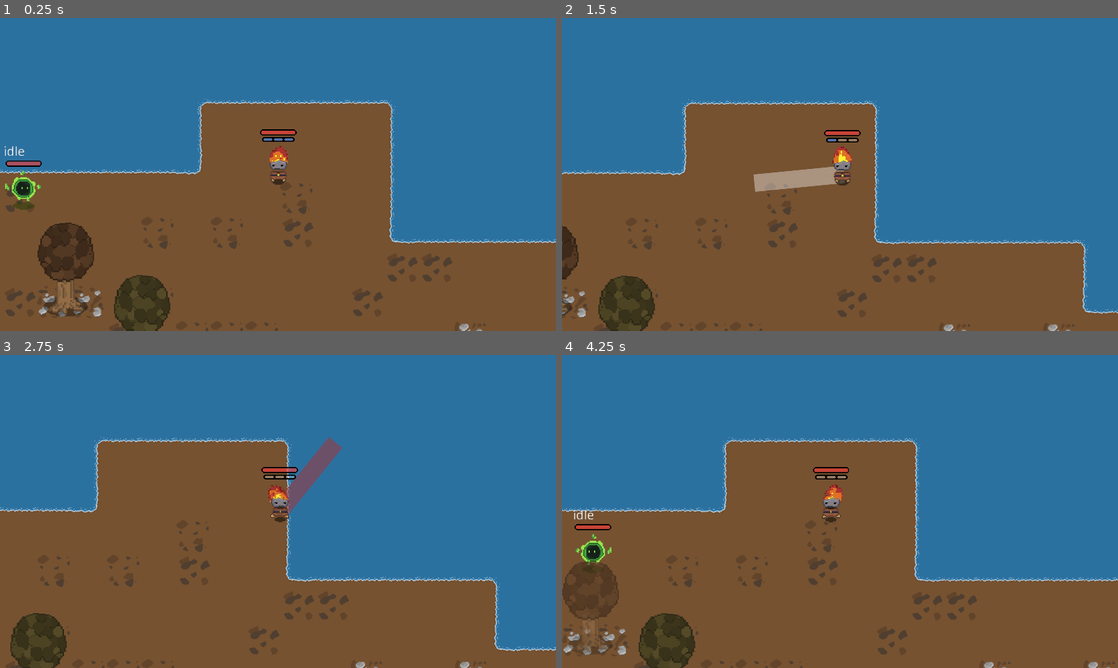
Above: before the commit, frames 1-4 (two rows, left to right).
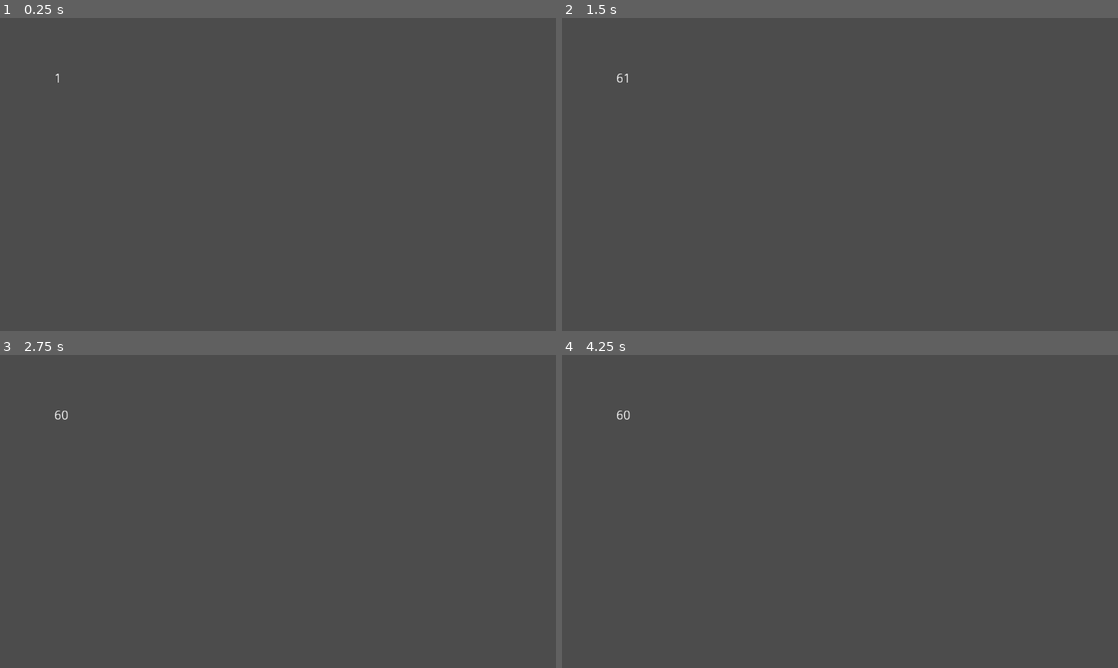
Above: after the commit, the same moments.

Repository: dephiloper/stay-alive
Game: Godot game, scene res://scenes/DungeonGeneration/DungeonGenerator.tscn
The game is run twice, just before and just after one commit, with the same random seed, the same clock (stepped at 60 frames per second) and the same inputs. Before the commit the project starts from res://scenes/Game.tscn.
Inputs (mouse positions are in pixels of both pictures, inside the frame that each line leads up to):
- Up to frame 1 (0.25 s): no input
- Up to frame 2 (1.5 s): move the mouse to (962, 158) at 0.52 s; hold D (right) 0.53-1.25 s; right-click (962, 158) at 0.6 s; click (962, 158) at 0.67 s; drag from (728, 190) to (851, 165) at 1.27 s
- Up to frame 3 (2.75 s): move the mouse to (333, 442) at 2.02 s; press the mouse at (333, 442) at 2.03 s; hold D (right) from 2.03 s (still down); right-click (333, 442) at 2.3 s
- Up to frame 4 (4.25 s): release D (right) at 2.75 s; release the mouse at (895, 442) at 2.75 s; drag from (812, 574) to (600, 642) at 2.77 s; move the mouse to (1006, 558) at 3.52 s; hold A (left) from 3.53 s (still down); right-click (1006, 558) at 3.6 s

The runs differ from the first frame. In frame 1, 100% of the frame differs, in the area x 0-100%, y 0-100%; in frame 2, 100%; in frame 3, 100%; in frame 4, 100%.
Error after the commit: Parse Error: The class "Room" shadows a native class. (res://scripts/DungeonGeneration/Room.gd:1)

Commit message:
WIP dungeon generation

Diff:
--- a/project.godot
+++ b/project.godot
@@ -141,7 +141,7 @@
 [application]
 
 config/name="Duemonic"
-run/main_scene="res://scenes/Game.tscn"
+run/main_scene="res://scenes/DungeonGeneration/DungeonGenerator.tscn"
 config/icon="res://img/launcher.png"
 
 [autoload]
--- a/scenes/DungeonGenerator.tscn
+++ b/scenes/DungeonGeneration/DungeonGenerator.tscn
@@ -1,21 +1,21 @@
 [gd_scene load_steps=9 format=2]
 
-[ext_resource path="res://scripts/DungeonGeneration/RoomGeneration.gd" type="Script" id=1]
-[ext_resource path="res://scripts/DungeonGeneration/DungeonGenerator.gd" type="Script" id=2]
-[ext_resource path="res://scripts/DungeonGeneration/HallwayRouting.gd" type="Script" id=3]
-[ext_resource path="res://scripts/DungeonGeneration/Triangulation.gd" type="Script" id=4]
+[ext_resource path="res://scripts/DungeonGeneration/HallwayRouting.gd" type="Script" id=1]
+[ext_resource path="res://scripts/DungeonGeneration/Triangulation.gd" type="Script" id=2]
+[ext_resource path="res://scripts/DungeonGeneration/RoomGeneration.gd" type="Script" id=3]
+[ext_resource path="res://scripts/DungeonGeneration/DungeonGenerator.gd" type="Script" id=4]
 [ext_resource path="res://scripts/DungeonGeneration/HallwayGeneration.gd" type="Script" id=5]
 [ext_resource path="res://scripts/DungeonGeneration/RoomSeparation.gd" type="Script" id=6]
 [ext_resource path="res://scripts/DungeonGeneration/GraphGeneration.gd" type="Script" id=7]
 [ext_resource path="res://scripts/DungeonGeneration/MainRoomPicking.gd" type="Script" id=8]
 
 [node name="DungeonGenerator" type="Node2D"]
-script = ExtResource( 2 )
+script = ExtResource( 4 )
 
 [node name="States" type="Node" parent="."]
 
 [node name="RoomGeneration" type="Node" parent="States"]
-script = ExtResource( 1 )
+script = ExtResource( 3 )
 
 [node name="RoomSeparation" type="Node" parent="States"]
 script = ExtResource( 6 )
--- /dev/null
+++ b/scenes/DungeonGeneration/Room.tscn
@@ -0,0 +1,10 @@
+[gd_scene load_steps=2 format=2]
+
+[ext_resource path="res://scripts/DungeonGeneration/Room.gd" type="Script" id=1]
+
+[node name="Room" type="Node2D"]
+script = ExtResource( 1 )
+
+[node name="Area2D" type="Area2D" parent="."]
+
+[node name="CollisionShape2D" type="CollisionShape2D" parent="Area2D"]
--- a/scripts/DungeonGeneration/DungeonGenerator.gd
+++ b/scripts/DungeonGeneration/DungeonGenerator.gd
@@ -1,4 +1,6 @@
 class_name DungeonGenerator extends Node2D
+
+const TILE_SIZE := 4
 
 onready var _states_map = {
 	'RoomGeneration': $States/RoomGeneration.init(self),
@@ -11,7 +13,7 @@
 }
 
 var _state := 'RoomGeneration'
-var rooms: Array = []
+var rooms: Array = [Room]
 
 func _ready() -> void:
 	_change_state(_state)
--- a/scripts/DungeonGeneration/Room.gd
+++ b/scripts/DungeonGeneration/Room.gd
@@ -2,18 +2,16 @@
 
 var width: float
 var height: float
+var is_collided: bool
+var rect := RectangleShape2D.new()
+onready var area := $Area2D as Area2D
 
-func _init(_pos: Vector2, _width: float, _height: float) -> void:
-	self.width = _width
-	self.height = _height
-	self.position = _pos
+func check_for_collision(o: Room) -> bool:
+	return area.overlaps_area(o.area)
 
 func _ready() -> void:
-	update()
+	rect.extents = Vector2(width/2, height/2)
+	$Area2D/CollisionShape2D.shape = rect
 
 func _draw() -> void:
-	draw_rect(Rect2(-width/2, -height/2, width, height), Color(0.8, 0.8, 0.8, 0.3))
-	draw_line(Vector2(-width / 2, -height / 2), Vector2(width / 2, -height / 2), Color.black, 1.5)
-	draw_line(Vector2(width / 2, -height / 2), Vector2(width / 2, height / 2), Color.black, 1.5)
-	draw_line(Vector2(width / 2, height / 2), Vector2(-width / 2, height / 2), Color.black, 1.5)
-	draw_line(Vector2(-width / 2, height / 2), Vector2(-width / 2, -height / 2), Color.black, 1.5)
+	draw_rect(Rect2(-Vector2(width, height)/2, Vector2(width, height)), Color(32, 228, 0), false)
--- a/scripts/DungeonGeneration/RoomGeneration.gd
+++ b/scripts/DungeonGeneration/RoomGeneration.gd
@@ -1,26 +1,27 @@
 class_name RoomGeneration extends BaseState
 
+const room_scene := preload("res://scenes/DungeonGeneration/Room.tscn")
+
 const ROOM_SPAWN_RADIUS := 48
-const ROOM_COUNT := 128
-const TILE_SIZE := 4
+const ROOM_COUNT := 64
 const ROOM_MIN_DIM := 6
 const ROOM_MAX_DIM := 64
 
 const STAGE_STEP_PAUSE := 0.1
 const STAGE_PAUSE := 1.0
 
-var _generator: DungeonGenerator
+var _gen: DungeonGenerator
 var _state_started := false
 
 func init(root: Node) -> BaseState:
-	_generator = root as DungeonGenerator
+	_gen = root as DungeonGenerator
 	return .init(root)
 
 func enter() -> void:
 	.enter()
 	var center := Vector2(512, 288)
 	var coords: Array = _generate_positions_within_circle(center, ROOM_SPAWN_RADIUS, ROOM_COUNT)
-	_generator.rooms = _generate_rooms(coords)
+	_gen.rooms = _generate_rooms(coords)
 
 func process(delta: float) -> String:
 	var state := .process(delta)
@@ -30,10 +31,10 @@
 
 	if _state_started:
 		if state_time > STAGE_STEP_PAUSE:
-			_generator.add_child(_generator.rooms[index])
+			_gen.add_child(_gen.rooms[index])
 			index += 1
 
-		if index == len(_generator.rooms):
+		if index == len(_gen.rooms):
 			state = "RoomSeparation"
 
 	return state
@@ -51,8 +52,8 @@
 		var theta := randf() * 2 * PI
 		var x := center.x + r * cos(theta)
 		var y := center.y + r * sin(theta)
-		x = GameState.roundm(x, TILE_SIZE)
-		y = GameState.roundm(y, TILE_SIZE)
+		x = GameState.roundm(x, _gen.TILE_SIZE)
+		y = GameState.roundm(y, _gen.TILE_SIZE)
 		points.append(Vector2(x, y))
 
 	return points
@@ -60,7 +61,10 @@
 func _generate_rooms(points: Array) -> Array:
 	var rooms: Array = []
 	for p in points:
-		var room := Room.new(p, GameState.roundm(rand_range(ROOM_MIN_DIM, ROOM_MAX_DIM), TILE_SIZE), GameState.roundm(rand_range(ROOM_MIN_DIM, ROOM_MAX_DIM), TILE_SIZE)) as Room
+		var room := room_scene.instance()
+		room.position = p
+		room.width = GameState.roundm(rand_range(ROOM_MIN_DIM, ROOM_MAX_DIM), _gen.TILE_SIZE)
+		room.height = GameState.roundm(rand_range(ROOM_MIN_DIM, ROOM_MAX_DIM), _gen.TILE_SIZE)
 		rooms.append(room)
 
 	return rooms
--- a/scripts/DungeonGeneration/RoomSeparation.gd
+++ b/scripts/DungeonGeneration/RoomSeparation.gd
@@ -1,9 +1,9 @@
 class_name RoomSeparation extends BaseState
 
-var _generator: DungeonGenerator
+var _gen: DungeonGenerator
 
 func init(root: Node) -> BaseState:
-	_generator = root as DungeonGenerator
+	_gen = root as DungeonGenerator
 	return .init(root)
 
 func enter() -> void:
@@ -11,6 +11,53 @@
 
 func process(delta: float) -> String:
 	var state := .process(delta)
+	var collision_appeared := false
+	for i in range(len(_gen.rooms)):
+		var roomA := _gen.rooms[i] as Room
+
+		roomA.is_collided = false
+		for j in range(len(_gen.rooms)):
+			if i == j: continue
+			var roomB := _gen.rooms[j] as Room
+
+			if roomA.check_for_collision(roomB):
+				collision_appeared = true
+				roomA.is_collided = true
+				roomB.is_collided = true
+				var dir := (_gen.rooms[j] as Room).position.direction_to((_gen.rooms[i] as Room).position)
+				var new_pos := (_gen.rooms[i] as Room).position + dir * 3
+				new_pos += Vector2(rand_range(-1,1), rand_range(-1,1)) * 3
+				roomA.position = Vector2(GameState.roundm(new_pos.x, _gen.TILE_SIZE), GameState.roundm(new_pos.y, _gen.TILE_SIZE))
+				break
+
+	if not collision_appeared:
+		state = "MainRoomPicking"
+#	for (let i = 0; i < rooms.length; i++) {
+#						rooms[i].isCollided = false;
+#						for (let j = 0; j < rooms.length; j++) {
+#								if (i == j) continue;
+#
+#								if (rooms[i].checkForCollision(rooms[j])) {
+#										rooms[i].isCollided = true;
+#										const dir = rooms[j].position.dirTo(rooms[i].position);
+#										let newPosition = rooms[i].position.add(dir.mul(delta * 2));
+#										newPosition = newPosition.add(new Vector2(Math.random() - 0.5, Math.random() - 0.5).mul(2.5));
+#										rooms[i].position = newPosition;
+#										rooms[i].position.x = roundm(newPosition.x, TILE_SIZE);
+#										rooms[i].position.y = roundm(newPosition.y, TILE_SIZE);
+#								}
+#						}
+#				}
+#				tempIndex++;
+#
+#				if (rooms.every(r => !r.isCollided)) {
+#						generationState = State.MainRoomPicking;
+#						stateChanged = true;
+#						elapsedTime = 0.0;
+#						tempIndex = 0;
+#						console.log(rooms);
+#				}
+
 	return state
 
 func leave() -> void:
--- a/scripts/GameState.gd
+++ b/scripts/GameState.gd
@@ -9,6 +9,7 @@
 var screen_height: float
 var is_mobile: bool = true
 var global_ysort: YSort
+var fps_counter := Label.new()
 
 func _init():
 	randomize()
@@ -16,6 +17,8 @@
 	#is_mobile = true
 
 func _ready() -> void:
+	fps_counter.set_position(Vector2(100, 100))
+	add_child(fps_counter)
 	screen_width = get_viewport().get_visible_rect().size.x
 	screen_height = get_viewport().get_visible_rect().size.y
 	var zoom_x = DEFAULT_RESOLUTION.x / screen_width
@@ -23,6 +26,9 @@
 	var zoom = (zoom_x + zoom_y) / 2
 	if camera:
 		camera.zoom = Vector2(zoom, zoom)
+
+func _process(delta: float) -> void:
+	fps_counter.text = str(Engine.get_frames_per_second())
 
 func register_player(_player: PhysicsBody2D) -> void:
 	self.player = _player
Not shown: 1 places in scenes/DungeonGeneration/DungeonGenerator.tscn that only renumber resources
